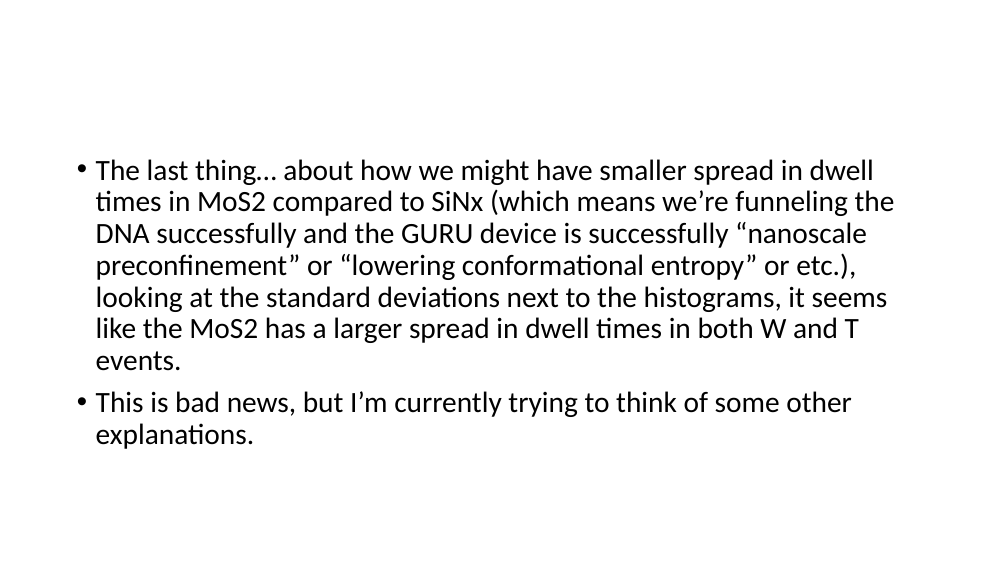
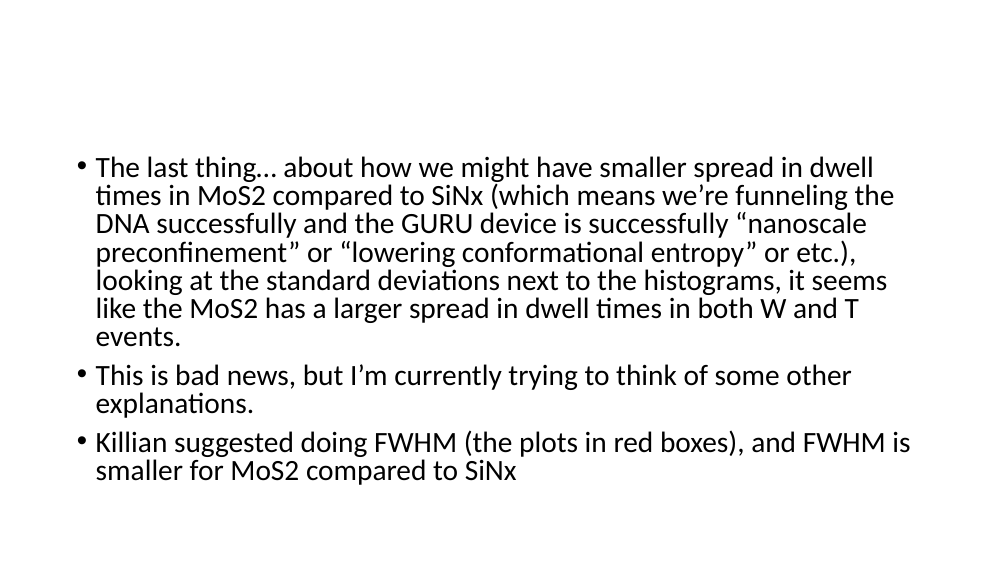
Before and after one commit to joshualchen/Clampfit, a slide deck: slide 6 of Chip U/Quick scatters and histograms of W and T 200mV.pptx (slide 5 before the commit). Drawn at 1008x567 pixels with LibreOffice and Linux fonts; fonts in the diff are those of the drawing. Boxes give left, top, right and bottom in pixels: in the first picture for what was removed or moved away, otherwise in the second. Text is boxed around its words. In the diff, an @@ line names an element or a change of style, - is before the commit and + after.

```diff
--- a/Chip U/Quick scatters and histograms of W and T 200mV.pptx
+++ b/Chip U/Quick scatters and histograms of W and T 200mV.pptx
@@ text at <box>96,156,895,418</box>: line spacing 0.9 to 0.8 @@
@@ text at <box>96,430,910,485</box>: paragraph added @@
+• Killian suggested doing FWHM (the plots in red boxes), and FWHM is smaller for MoS2 compared to SiNx
```
Also in this commit, not shown: 4 slides added, 6 other files.
